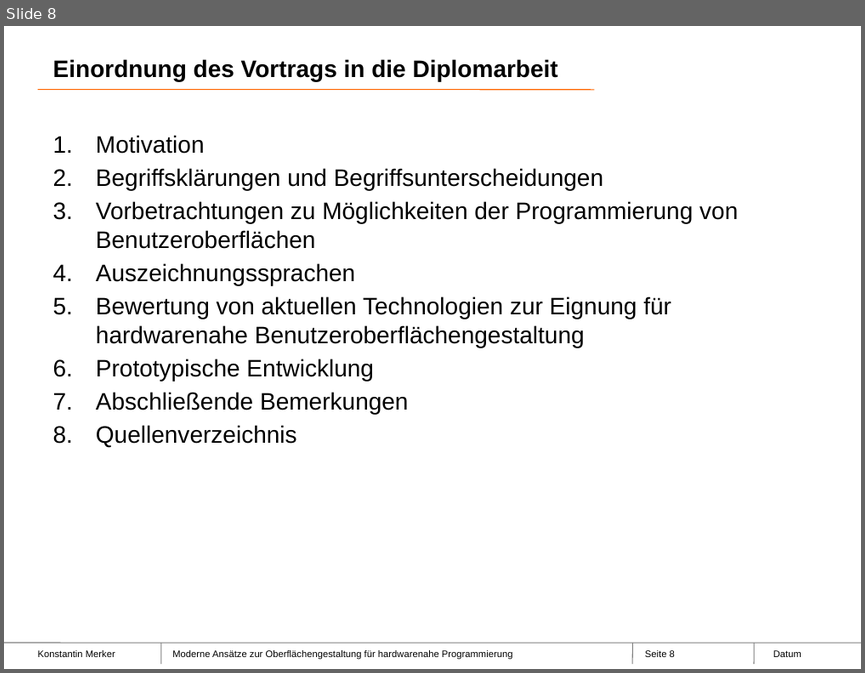
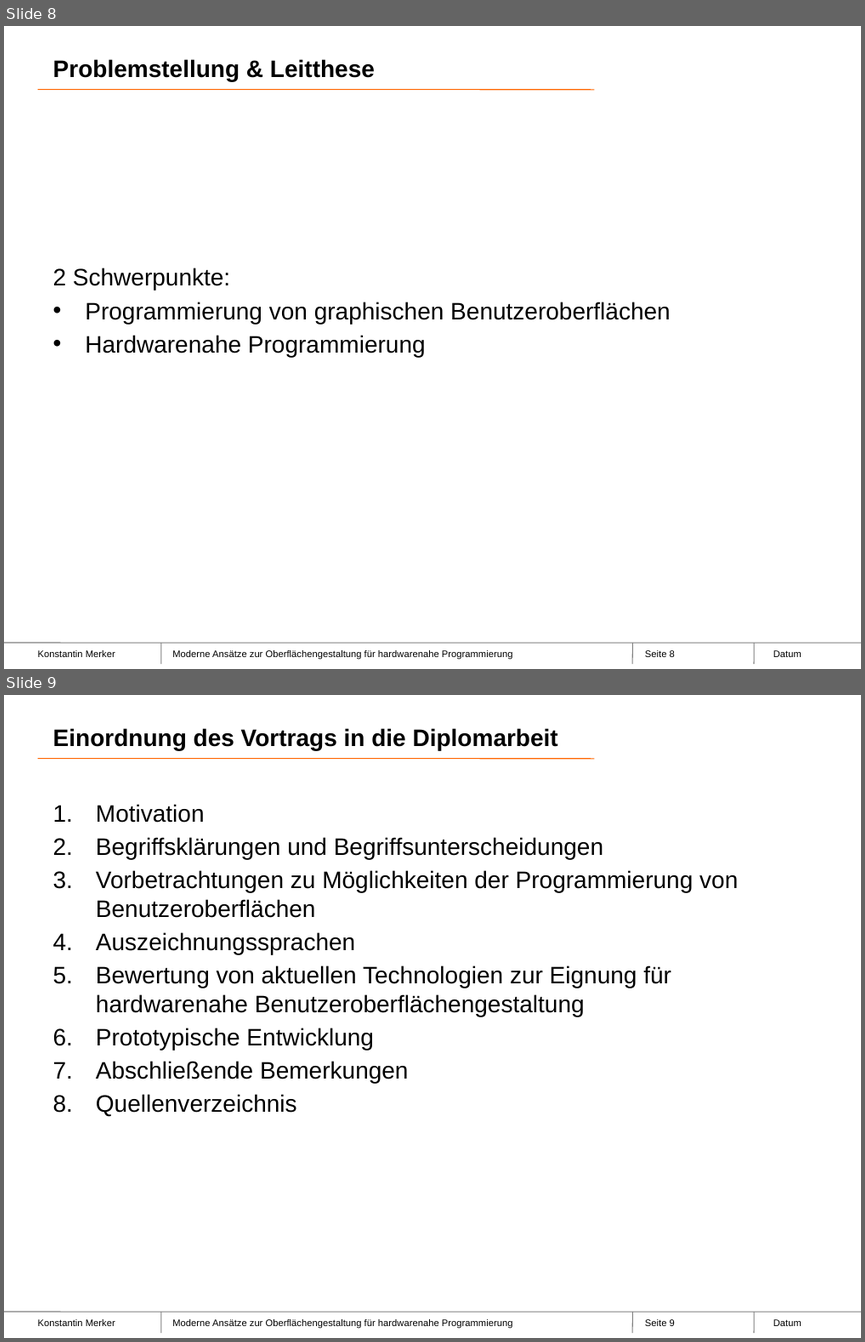
Before and after one commit to mexok/diplomarbeit, a slide deck: docs/Verteidigung/VerteidigungPraesentation.pptx. Shown one above the other, each under a label of ours: slide 8 before the commit, slides 8 and 9 after it. The pictures are 865x673 and 865x1342 pixels, drawn with LibreOffice and Linux fonts; fonts in the diff are those of the drawing; background and template pictures are left out. Boxes give left, top, right and bottom in pixels: in the first picture for what was removed or moved away, otherwise in the second. Text is boxed around its words. In the diff, an @@ line names an element or a change of style, - is before the commit and + after.

```diff
--- a/docs/Verteidigung/VerteidigungPraesentation.pptx
+++ b/docs/Verteidigung/VerteidigungPraesentation.pptx
@@ slide 8 added at (4,26,861,669), background #FFFFFF; not listed: 9 template elements that a slide beside it also shows @@
@@ title added at (53,59,375,81), 20 pt, text #000000, bold @@
+Problemstellung & Leitthese
@@ text added at (53,267,670,357), 20 pt, text #000000 @@
+2 Schwerpunkte:
+• Programmierung von graphischen Benutzeroberflächen
+• Hardwarenahe Programmierung
@@ what was slide 8 is now slide 9 @@
@@ page number at (645,1319,675,1326): text changed @@
-Seite 8
+Seite 9
```
Also in this commit, not shown: 3 slides changed, 1 other slide added, 2 slides removed, 1 other file.
